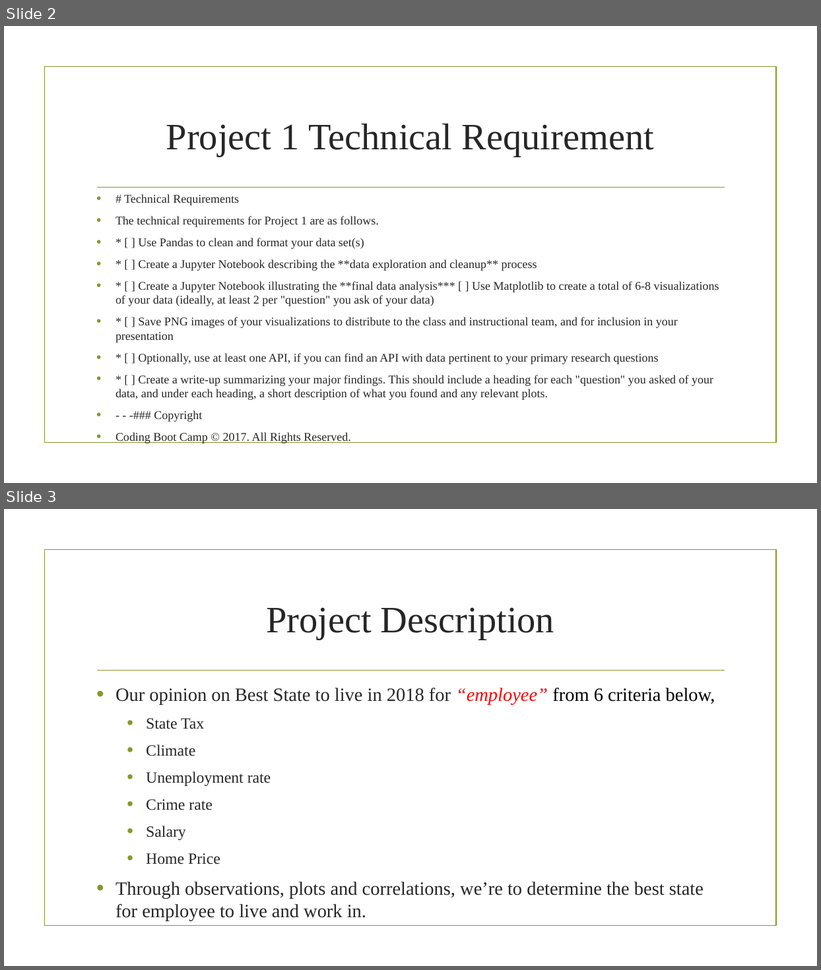
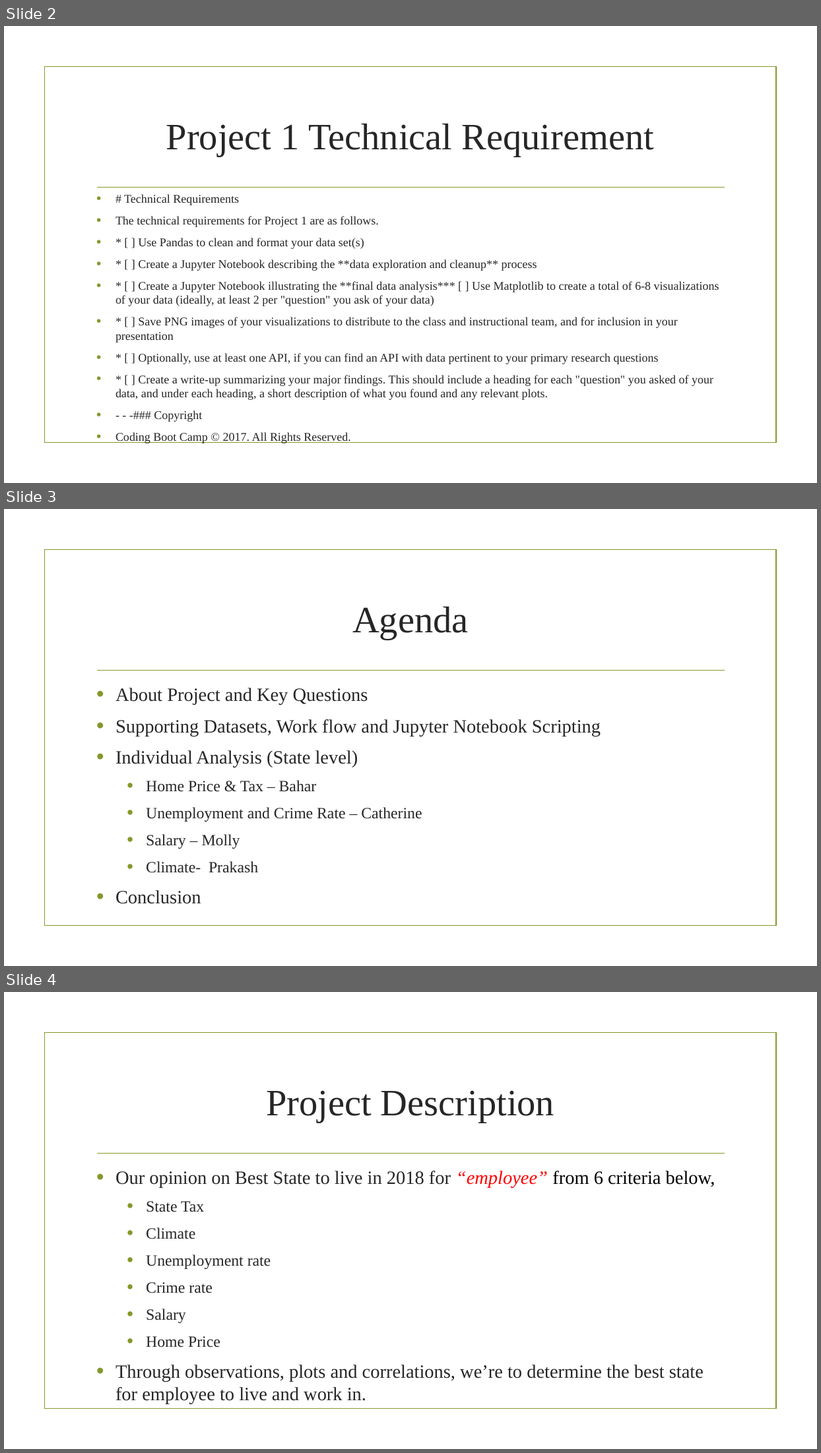
Before and after one commit to prakashbalasubramaniam/The_Incredible_Quad, a slide deck: Working_Presentation.pptx. Shown one above the other, each under a label of ours: slides 2 and 3 before the commit, slides 2, 3 and 4 after it. The pictures are 821x970 and 821x1453 pixels, drawn with LibreOffice and Linux fonts; fonts in the diff are those of the drawing; background and template pictures are left out. Boxes give left, top, right and bottom in pixels: in the first picture for what was removed or moved away, otherwise in the second. Text is boxed around its words. In the diff, an @@ line names an element or a change of style, - is before the commit and + after.

Commit message:
Update Working_Presentation with conclusion and Final Conclusion folder

```diff
--- a/Working_Presentation.pptx
+++ b/Working_Presentation.pptx
@@ slide 3 added at [4, 509, 817, 966], background picture (left out); not listed: 2 template elements that a slide beside it also shows @@
@@ title added at [352, 607, 469, 640], 44 pt, text #262626 @@
+Agenda
@@ text added at [116, 688, 601, 904], 22.2 pt, text #262626 @@
+• About Project and Key Questions
+• Supporting Datasets, Work flow and Jupyter Notebook Scripting
+• Individual Analysis (State level)
+  • Home Price & Tax – Bahar
+  • Unemployment and Crime Rate – Catherine
+  • Salary – Molly
+  • Climate- Prakash
+• Conclusion
@@ what was slide 3 is now slide 4 @@
```
Also in this commit, not shown: 1 slide changed, 1 other slide added, 7 other files.
